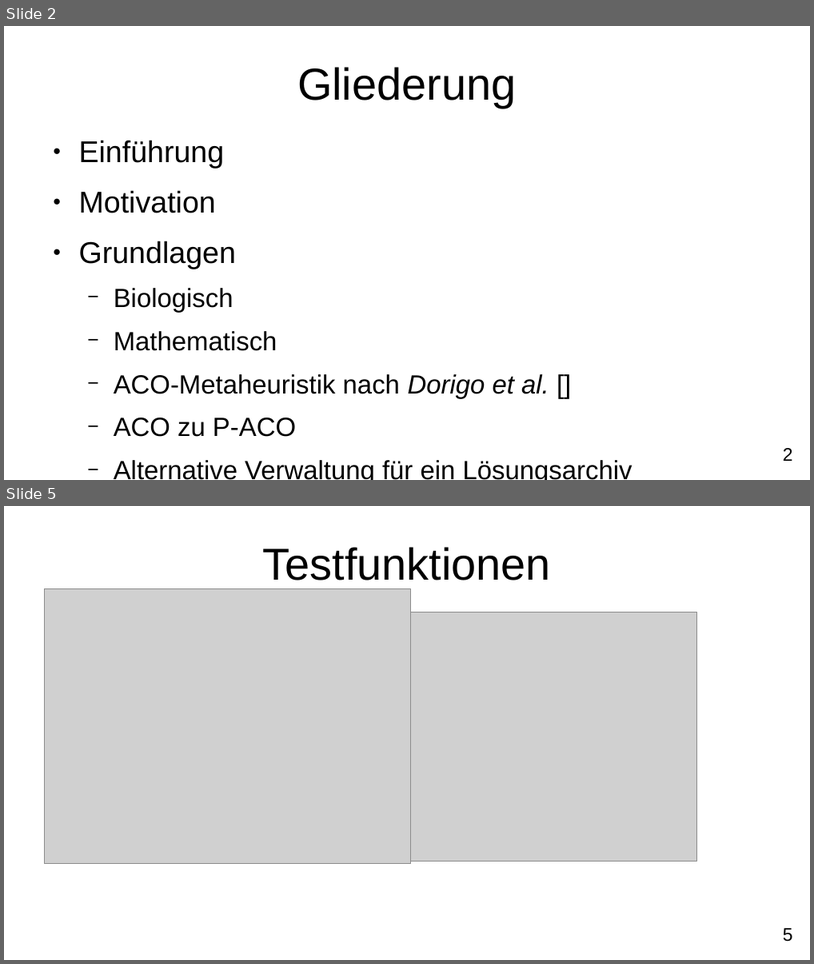
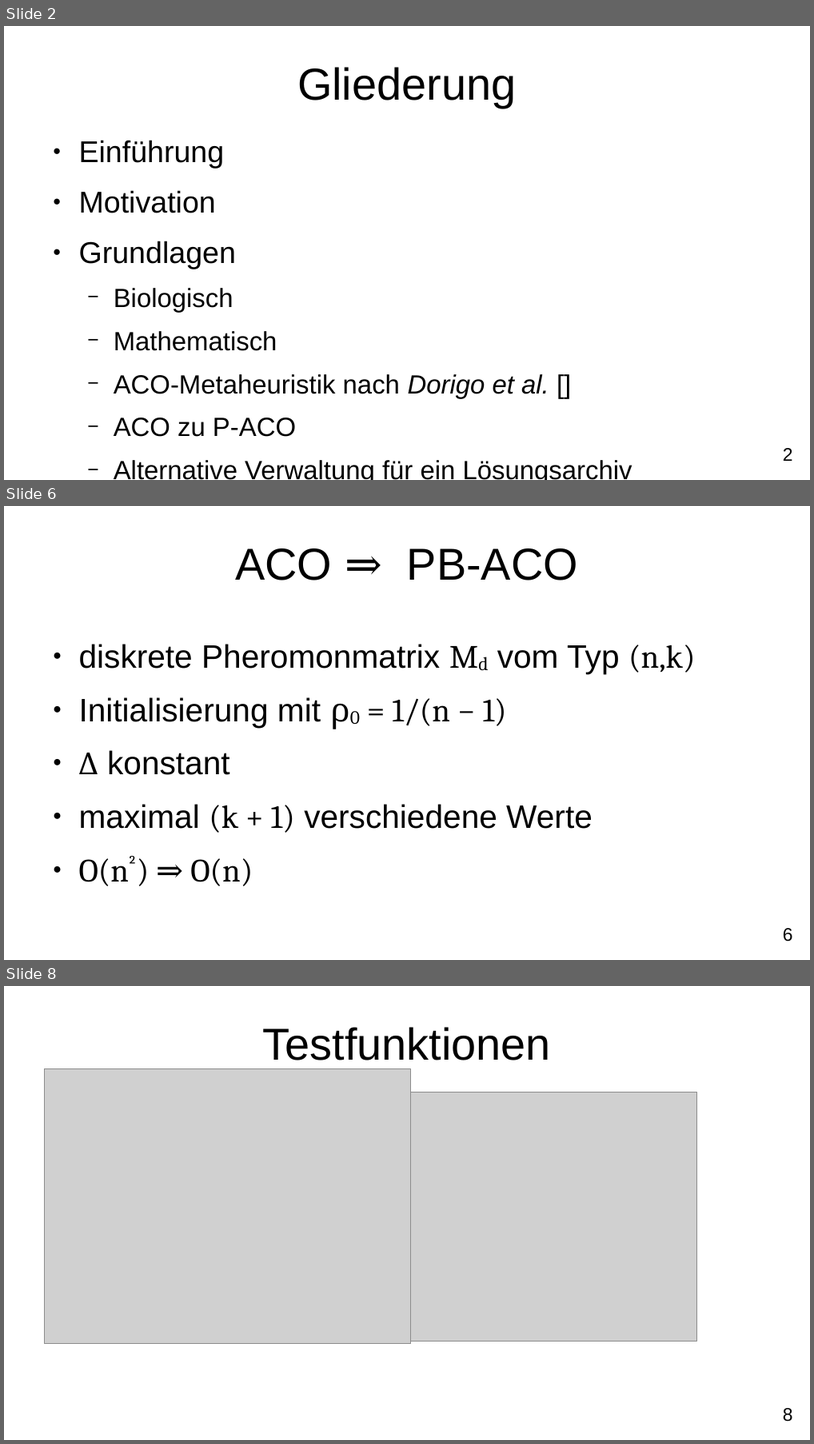
Before and after one commit to FXJackAll/Masterarbeit_Code, a slide deck: Masterarbeit_Verteidigung/Masterarbeit_Verteidigung.odp. Shown one above the other, each under a label of ours: slides 2 and 5 before the commit, slides 2, 6 and 8 after it; the slides between them are not shown. The pictures are 814x964 and 814x1444 pixels, drawn with LibreOffice and Linux fonts; fonts in the diff are those of the drawing; grey boxes stand for pictures; background and template pictures are left out. Boxes give left, top, right and bottom in pixels: in the first picture for what was removed or moved away, otherwise in the second. Text is boxed around its words. In the diff, an @@ line names an element or a change of style, - is before the commit and + after.

```diff
--- a/Masterarbeit_Verteidigung/Masterarbeit_Verteidigung.odp
+++ b/Masterarbeit_Verteidigung/Masterarbeit_Verteidigung.odp
@@ slide 6 added at (4, 506, 810, 960), background #FFFFFF; not listed: 1 template element that a slide beside it also shows @@
@@ title added at (235, 548, 578, 580), 44 pt, text #000000 @@
+ACO ⇒ PB-ACO
@@ text added at (79, 644, 695, 886), 32 pt, text #000000 @@
+● diskrete Pheromonmatrix Md vom Typ (n,k)
+● Initialisierung mit ρ0 = 1/(n − 1)
+● ∆ konstant
+● maximal (k + 1) verschiedene Werte
+● O(n²) ⇒ O(n)
@@ what was slide 5 is now slide 8 @@
@@ page number at (783, 1408, 794, 1421): text changed @@
-5
+8
```
Also in this commit, not shown: 2 slides changed, 9 other slides added, 8 other files.
